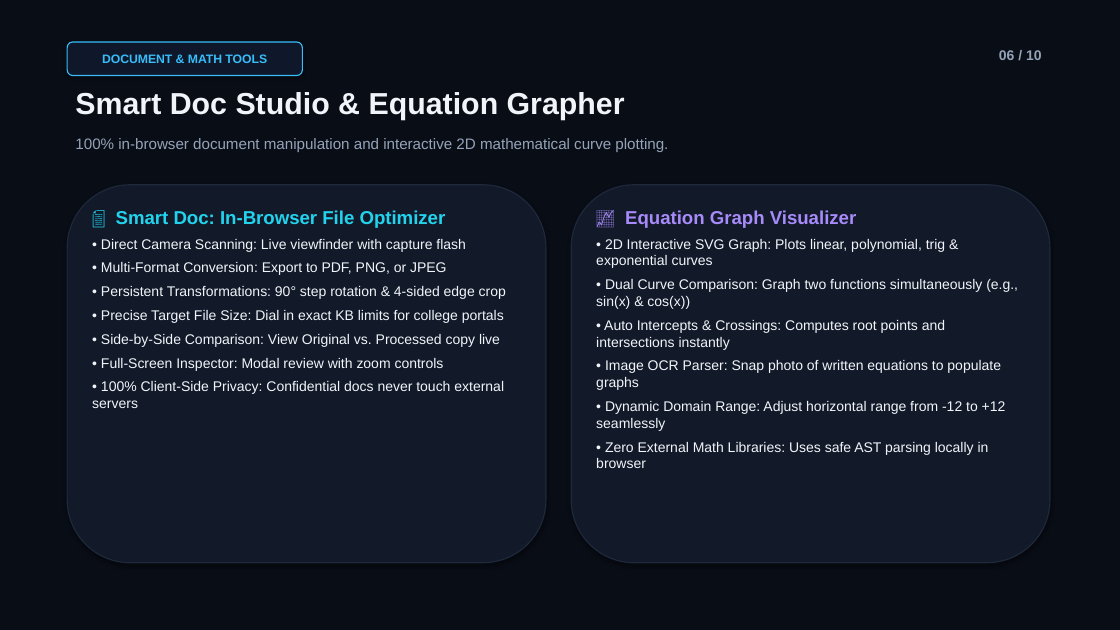
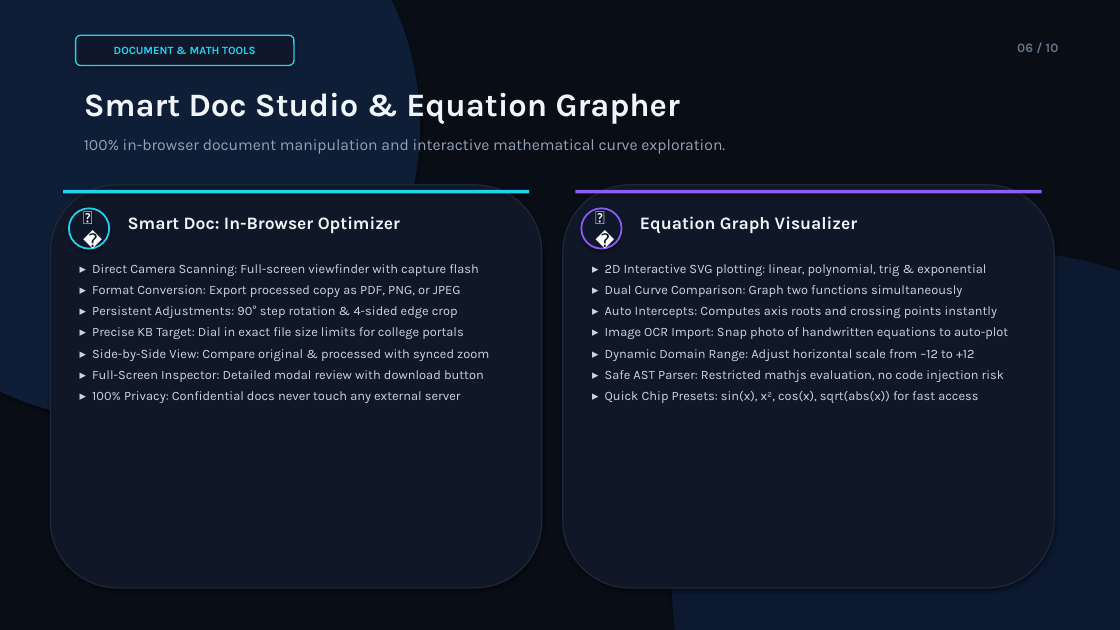
Before and after one commit to bhashkar108/miniproject, a slide deck: slide 6 of TECH_AI_Smart_Way_Presentation.pptx. Drawn at 1120x630 pixels with LibreOffice and Linux fonts; fonts in the diff are those of the drawing. Boxes give left, top, right and bottom in pixels: in the first picture for what was removed or moved away, otherwise in the second. Text is boxed around its words. In the diff, an @@ line names an element or a change of style, - is before the commit and + after.

Commit message:
feat: premium UI/UX redesigned 10-slide PPTX with glassmorphism cards, accent lines, orb visual, and polished team cards

```diff
--- a/TECH_AI_Smart_Way_Presentation.pptx
+++ b/TECH_AI_Smart_Way_Presentation.pptx
@@ ellipse added at (0,0,420,420), fill #0E1E37 @@
@@ rounded rectangle "DOCUMENT & MATH TOOLS": place and size @@
-rounded rectangle "DOCUMENT & MATH TOOLS" at (67,42,302,76)
+rounded rectangle "DOCUMENT & MATH TOOLS" at (76,35,294,66)
@@ rounded rectangle "DOCUMENT & MATH TOOLS" at (76,35,294,66): size 10.5 to 9.5 pt, font Arial to Karla, text colour #38BDF8 to #22D3EE; outline #38BDF8 1 pt to #22D3EE 1.2 pt @@
@@ text "06 / 10": place and size @@
-text "06 / 10" at (999,50,1042,60)
+text "06 / 10" at (1017,43,1059,52)
@@ text "06 / 10" at (1017,43,1059,52): size 12 to 11 pt, font Arial to Karla, text colour #94A3B8 to #64748B @@
@@ text "Smart Doc Studio & Equation ...": place and size @@
-text "Smart Doc Studio & Equation ..." at (75,92,625,120)
+text "Smart Doc Studio & Equation ..." at (84,92,680,124)
@@ text "Smart Doc Studio & Equation ..." at (84,92,680,124): size 26 to 28 pt, font Arial to Karla @@
@@ text at (84,139,725,154): text changed; size 13 to 13.5 pt; font Arial to Karla @@
-100% in-browser document manipulation and interactive 2D mathematical curve plotting.
+100% in-browser document manipulation and interactive mathematical curve exploration.
@@ rounded rectangle: place and size @@
-rounded rectangle at (571,185,1050,563)
+rounded rectangle at (50,185,542,588)
@@ rounded rectangle at (50,185,542,588): fill #121929 to #101727 @@
@@ rectangle added at (63,190,529,193), fill #22D3EE @@
@@ rounded rectangle removed at (67,185,546,563) @@
@@ ellipse added at (69,208,109,249), fill #0F172A, outline #22D3EE 1.5 pt, 16 pt, text #FFFFFF @@
+📄
@@ rounded rectangle added at (563,185,1054,588), fill #101727, outline #1E293B 1 pt @@
@@ rectangle added at (576,190,1042,193), fill #8B5CF6 @@
@@ ellipse added at (581,208,622,249), fill #0F172A, outline #8B5CF6 1.5 pt, 16 pt, text #FFFFFF @@
+📈
@@ text added at (128,216,400,233), 15 pt, text #F1F5F9, bold @@
+Smart Doc: In-Browser Optimizer
@@ text added at (640,216,858,234), 15 pt, text #F1F5F9, bold @@
+Equation Graph Visualizer
@@ text at (92,264,489,403): text changed; size 12 to 11 pt; font Arial to Karla; text colour #F1F5F9 to #CBD5E1 @@
-📄 Smart Doc: In-Browser File Optimizer
-• Direct Camera Scanning: Live viewfinder with capture flash
-• Multi-Format Conversion: Export to PDF, PNG, or JPEG
-• Persistent Transformations: 90° step rotation & 4-sided edge crop
-• Precise Target File Size: Dial in exact KB limits for college portals
-• Side-by-Side Comparison: View Original vs. Processed copy live
-• Full-Screen Inspector: Modal review with zoom controls
-• 100% Client-Side Privacy: Confidential docs never touch external servers
+▸ Direct Camera Scanning: Full-screen viewfinder with capture flash
+▸ Format Conversion: Export processed copy as PDF, PNG, or JPEG
+▸ Persistent Adjustments: 90° step rotation & 4-sided edge crop
+▸ Precise KB Target: Dial in exact file size limits for college portals
+▸ Side-by-Side View: Compare original & processed with synced zoom
+▸ Full-Screen Inspector: Detailed modal review with download button
+▸ 100% Privacy: Confidential docs never touch any external server
@@ text at (605,264,1008,403): text changed; size 12 to 11 pt; font Arial to Karla; text colour #F1F5F9 to #CBD5E1 @@
-📈 Equation Graph Visualizer
-• 2D Interactive SVG Graph: Plots linear, polynomial, trig & exponential curves
-• Dual Curve Comparison: Graph two functions simultaneously (e.g., sin(x) & cos(x))
-• Auto Intercepts & Crossings: Computes root points and intersections instantly
-• Image OCR Parser: Snap photo of written equations to populate graphs
-• Dynamic Domain Range: Adjust horizontal range from -12 to +12 seamlessly
-• Zero External Math Libraries: Uses safe AST parsing locally in browser
+▸ 2D Interactive SVG plotting: linear, polynomial, trig & exponential
+▸ Dual Curve Comparison: Graph two functions simultaneously
+▸ Auto Intercepts: Computes axis roots and crossing points instantly
+▸ Image OCR Import: Snap photo of handwritten equations to auto-plot
+▸ Dynamic Domain Range: Adjust horizontal scale from –12 to +12
+▸ Safe AST Parser: Restricted mathjs evaluation, no code injection risk
+▸ Quick Chip Presets: sin(x), x², cos(x), sqrt(abs(x)) for fast access
@@ ellipse added at (672,252,1120,630), fill #0C1930 @@
```
Also in this commit, not shown: 9 other slides changed, 3 other files.
